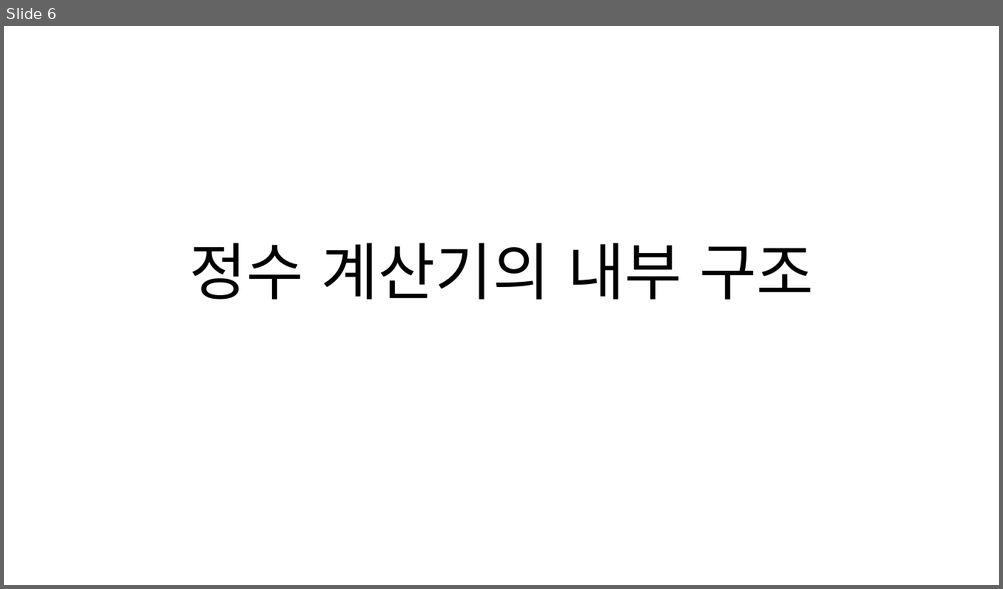
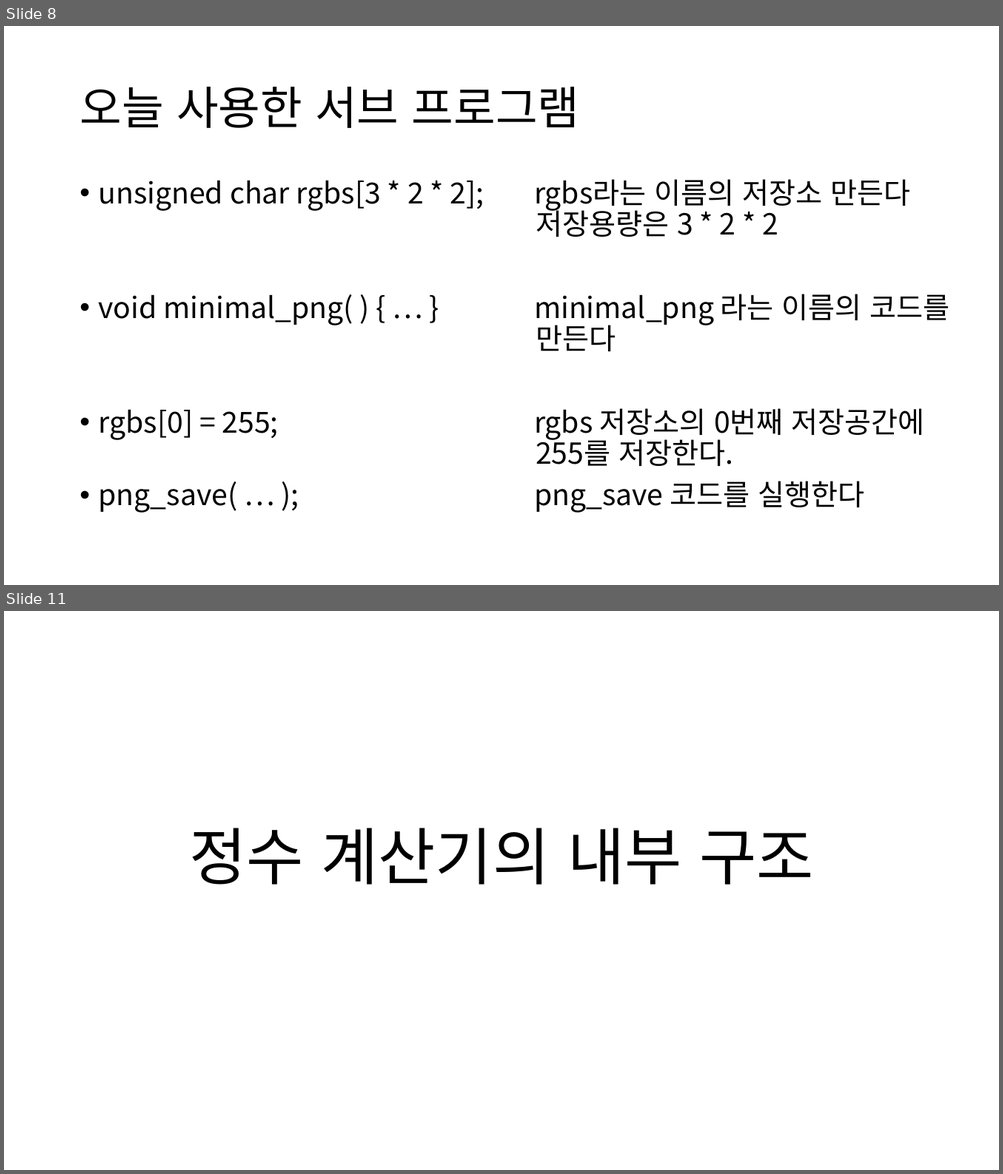
Before and after one commit to chaebkimm/C_ppt, a slide deck: C소개.pptx. Shown one above the other, each under a label of ours: slide 6 before the commit, slides 8 and 11 after it; the slides between them are not shown. The pictures are 1003x589 and 1003x1174 pixels, drawn with LibreOffice and Linux fonts; fonts in the diff are those of the drawing. Boxes give left, top, right and bottom in pixels: in the first picture for what was removed or moved away, otherwise in the second. Text is boxed around its words. In the diff, an @@ line names an element or a change of style, - is before the commit and + after.

```diff
--- a/C소개.pptx
+++ b/C소개.pptx
@@ slide 8 added at [4,26,999,585], background #FFFFFF @@
@@ title added at [79,87,580,128], 44 pt, text #000000 @@
+오늘 사용한 서브 프로그램
@@ text added at [99,179,950,513], 28 pt, text #000000 @@
+• unsigned char rgbs[3 * 2 * 2]; rgbs라는 이름의 저장소 만든다
+  저장용량은 3 * 2 * 2
+• void minimal_png( ) { … } minimal_png 라는 이름의 코드를
+  만든다
+• rgbs[0] = 255; rgbs 저장소의 0번째 저장공간에
+  255를 저장한다.
+• png_save( … ); png_save 코드를 실행한다
@@ what was slide 6 is now slide 11 @@
```
Also in this commit, not shown: 1 slide changed, 6 other slides added, 2 slides removed.
